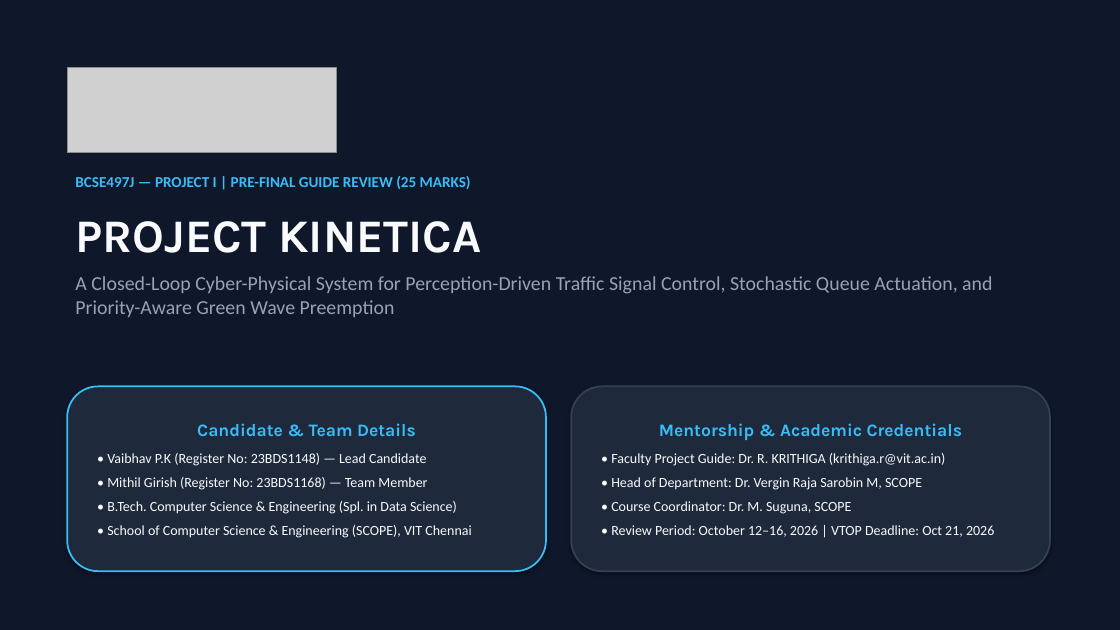
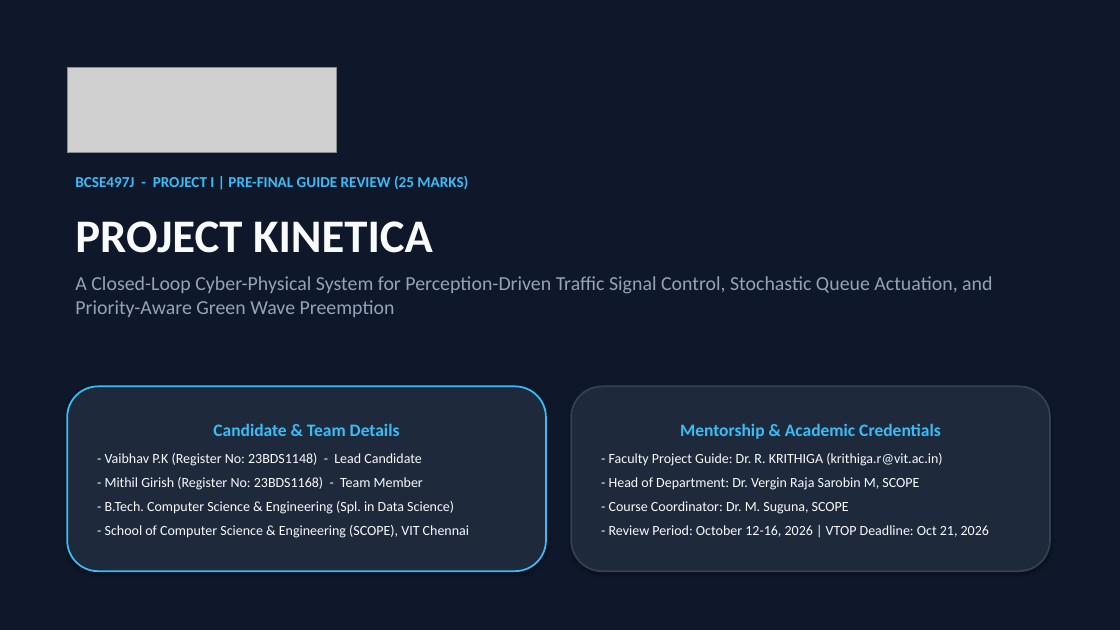
Before and after one commit to Devvaibhavpk/Kinetica, a slide deck: slide 1 of report/Kinetica_Project_Review_Presentation.pptx. Drawn at 1120x630 pixels with LibreOffice and Linux fonts; fonts in the diff are those of the drawing; grey boxes stand for pictures. Boxes give left, top, right and bottom in pixels: in the first picture for what was removed or moved away, otherwise in the second. Text is boxed around its words. In the diff, an @@ line names an element or a change of style, - is before the commit and + after.

Commit message:
docs(report): finalize publication figure suite with zero overlap and generate 84-page academic thesis and presentation

```diff
--- a/report/Kinetica_Project_Review_Presentation.pptx
+++ b/report/Kinetica_Project_Review_Presentation.pptx
@@ text at [75, 176, 468, 189]: text changed @@
-BCSE497J — PROJECT I | PRE-FINAL GUIDE REVIEW (25 MARKS)
+BCSE497J - PROJECT I | PRE-FINAL GUIDE REVIEW (25 MARKS)
@@ text at [75, 221, 433, 253]: font Karla to Calibri in "PROJECT KINETICA" @@
@@ text in rounded rectangle at [213, 423, 400, 436]: font Karla to Calibri in "Candidate & Team Details" @@
@@ text in rounded rectangle at [680, 423, 941, 439]: font Karla to Calibri in "Mentorship & Academic Credentials" @@
@@ text in rounded rectangle at [105, 453, 469, 538]: text changed @@
-• Vaibhav P.K (Register No: 23BDS1148) — Lead Candidate
-• Mithil Girish (Register No: 23BDS1168) — Team Member
-• B.Tech. Computer Science & Engineering (Spl. in Data Science)
-• School of Computer Science & Engineering (SCOPE), VIT Chennai
+- Vaibhav P.K (Register No: 23BDS1148) - Lead Candidate
+- Mithil Girish (Register No: 23BDS1168) - Team Member
+- B.Tech. Computer Science & Engineering (Spl. in Data Science)
+- School of Computer Science & Engineering (SCOPE), VIT Chennai
@@ text in rounded rectangle at [609, 453, 989, 537]: text changed @@
-• Faculty Project Guide: Dr. R. KRITHIGA (krithiga.r@vit.ac.in)
-• Head of Department: Dr. Vergin Raja Sarobin M, SCOPE
-• Course Coordinator: Dr. M. Suguna, SCOPE
-• Review Period: October 12–16, 2026 | VTOP Deadline: Oct 21, 2026
+- Faculty Project Guide: Dr. R. KRITHIGA (krithiga.r@vit.ac.in)
+- Head of Department: Dr. Vergin Raja Sarobin M, SCOPE
+- Course Coordinator: Dr. M. Suguna, SCOPE
+- Review Period: October 12-16, 2026 | VTOP Deadline: Oct 21, 2026
```
Also in this commit, not shown: 14 other slides changed, 42 other files.
